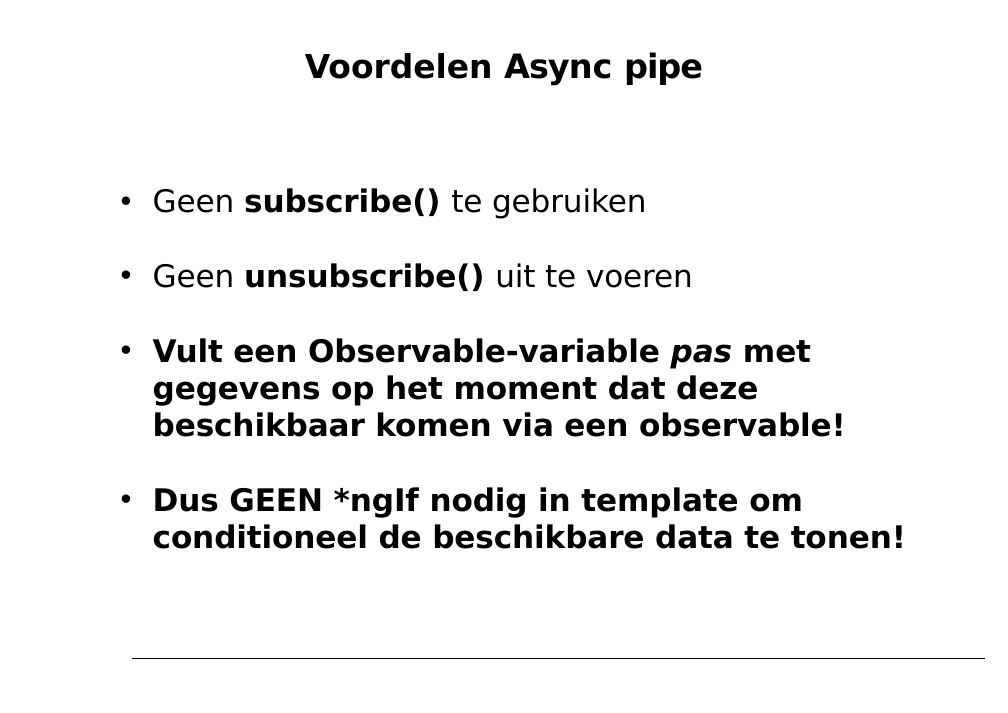
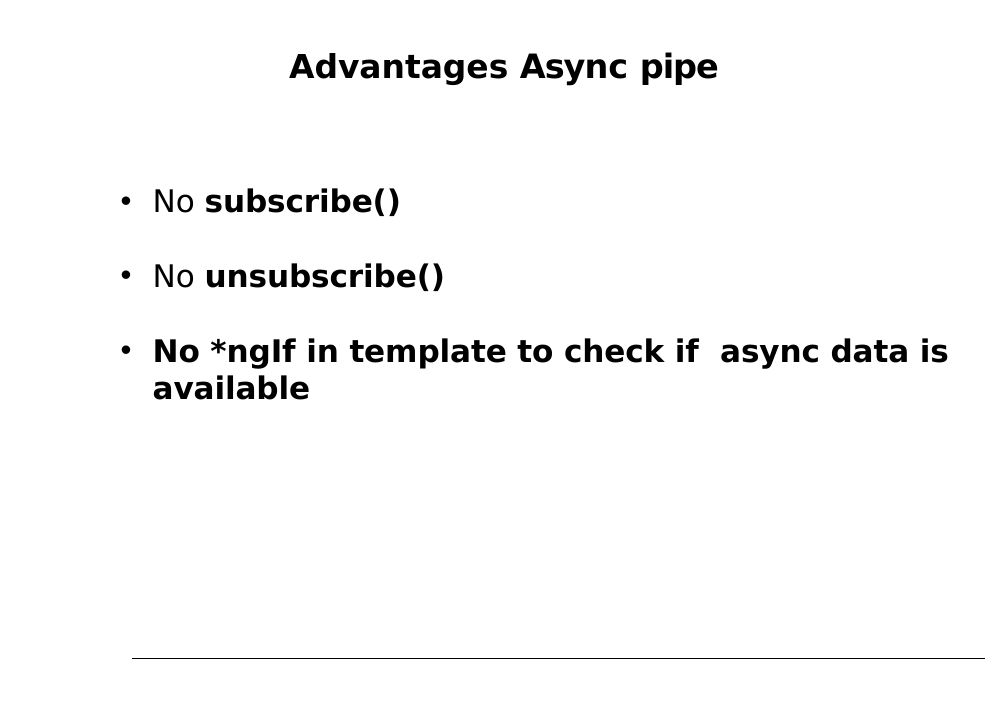
Before and after one commit to petereijgermans11/workshop-angular10, a slide deck: slide 43 of PPT/03- Angular Service.pptx (slide 45 before the commit). Drawn at 1008x713 pixels with LibreOffice and Linux fonts; fonts in the diff are those of the drawing. Boxes give left, top, right and bottom in pixels: in the first picture for what was removed or moved away, otherwise in the second. Text is boxed around its words. In the diff, an @@ line names an element or a change of style, - is before the commit and + after.

```diff
--- a/PPT/03- Angular Service.pptx
+++ b/PPT/03- Angular Service.pptx
@@ title at (289, 52, 719, 85): text changed @@
-Voordelen Async pipe
+Advantages Async pipe
@@ text at (153, 188, 949, 400): text changed @@
-• Geen subscribe() te gebruiken
-• Geen unsubscribe() uit te voeren
-• Vult een Observable-variable pas met gegevens op het moment dat deze beschikbaar komen via een observable!
-• Dus GEEN *ngIf nodig in template om conditioneel de beschikbare data te tonen!
+• No subscribe()
+• No unsubscribe()
+• No *ngIf in template to check if async data is available
```
Also in this commit, not shown: 22 other slides changed, 2 slides added, 4 slides removed, 7 other files.
